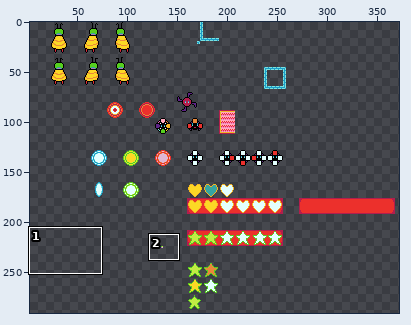
Pixel-art file -- assets/Aseprite files/bee's adventure.aseprite. Above: a wide view before the commit, with the close-up outlined.
Close-up. Before:
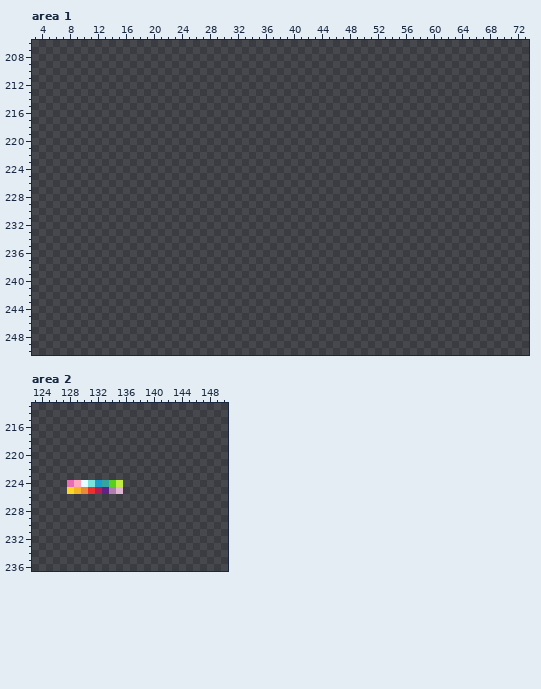
1024x1024 pixels, 1 frame. Shown: area 1: x 3..73, y 206..250; area 2: x 123..150, y 213..236. The wide view leaves out empty margins.
After the commit:
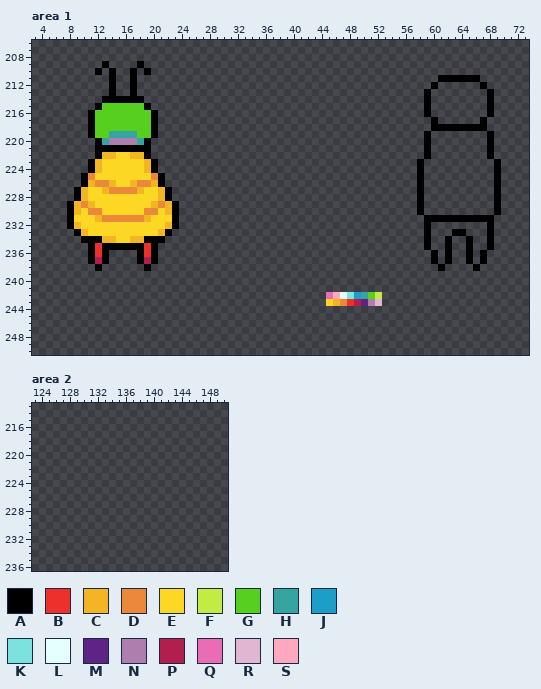
Palette (. is transparent): A #000000  B #ec302c  C #f3b523  D #eb883a  E #fcd825  F #c2eb44  G #56cf1e  H #36a5a1  J #1d9ec8  K #7be2de  L #e4fffe  M #5d2486  N #ae7eaf  P #b21e4d  Q #ea6cb4  R #e0b6d3  S #ffa8be
What changed:
--- area 1
@@ x 3..73 @@
 208 .......................................................................
-209 .......................................................................
-210 .......................................................................
-211 .......................................................................
-212 .......................................................................
-213 .......................................................................
-214 .......................................................................
-215 .......................................................................
-216 .......................................................................
-217 .......................................................................
-218 .......................................................................
-219 .......................................................................
-220 .......................................................................
-221 .......................................................................
-222 .......................................................................
-223 .......................................................................
-224 .......................................................................
-225 .......................................................................
-226 .......................................................................
-227 .......................................................................
-228 .......................................................................
-229 .......................................................................
-230 .......................................................................
-231 .......................................................................
-232 .......................................................................
-233 .......................................................................
-234 .......................................................................
-235 .......................................................................
-236 .......................................................................
-237 .......................................................................
-238 .......................................................................
+209 ..........A....A.......................................................
+210 .........A.A..A.A......................................................
+211 ...........A..A...........................................AAAAAA.......
+212 ...........A..A..........................................A......A......
+213 ...........A..A.........................................A........A.....
+214 ..........AAAAAA........................................A........A.....
+215 .........AGGGGGGA.......................................A........A.....
+216 ........AGGGGGGGGA......................................A........A.....
+217 ........AGGGGGGGGA.......................................A......A......
+218 ........AGGGGGGGGA.......................................AAAAAAAA......
+219 ........AGGHHHHGGA......................................A........A.....
+220 .........AHNNNNHA.......................................A........A.....
+221 .........AAAAAAAA.......................................A........A.....
+222 .........ACCEECCA.......................................A........A.....
+223 ........ACEEEEEECA.....................................A..........A....
+224 ........ACEEEEEECA.....................................A..........A....
+225 .......ADEEEEEEEEDA....................................A..........A....
+226 .......ACDDCEECDDCA....................................A..........A....
+227 ......ACEECDDDDCEECA...................................A..........A....
+228 ......ACEEEEEEEEEECA...................................A..........A....
+229 .....ACDCEEEEEEEECDCA..................................A..........A....
+230 .....ACEDDEEEEEEDDECA..................................A..........A....
+231 .....AEEECDDDDDDCEEEA...................................AAAAAAAAAA.....
+232 .....ACEEEEEEEEEEEECA...................................A........A.....
+233 ......ACEEEEEEEEEECA....................................A...AA...A.....
+234 .......AAACCEECCAAA.....................................A..A..A..A.....
+235 ........ABAAAAAABA......................................A..A..A..A.....
+236 ........ABA....ABA.......................................A.A..A.A......
+237 ........APA....APA.......................................A.A..A.A......
+238 .........A......A.........................................A....A.......
 239 .......................................................................
@@ x 43..54 @@
 241 ............
-242 ............
-243 ............
+242 ..QSLKJHGF..
+243 ..ECDBPMNR..
 244 ............
--- area 2
@@ x 126..137 @@
 223 ............
-224 ..QSLKJHGF..
-225 ..ECDBPMNR..
+224 ............
+225 ............
 226 ............
